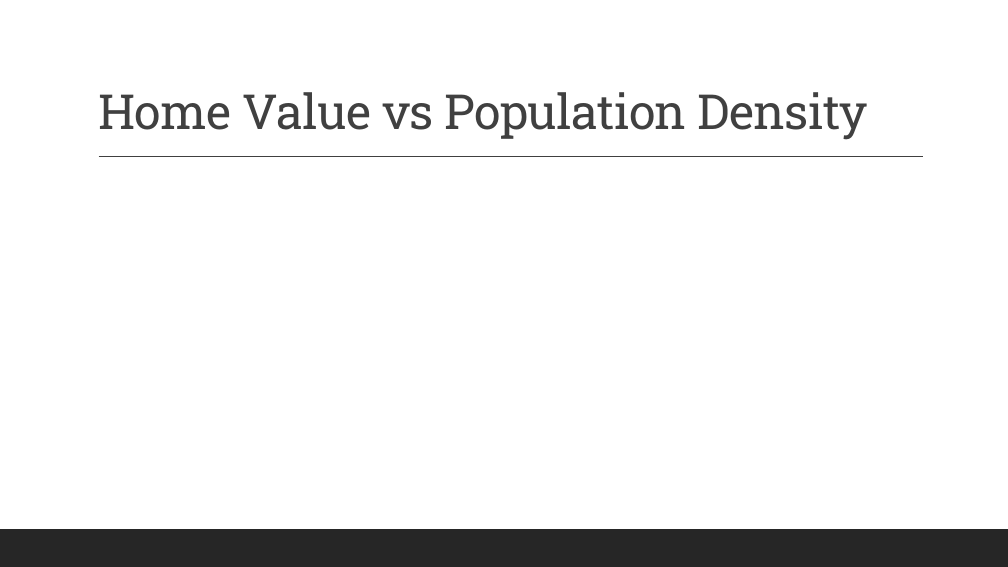
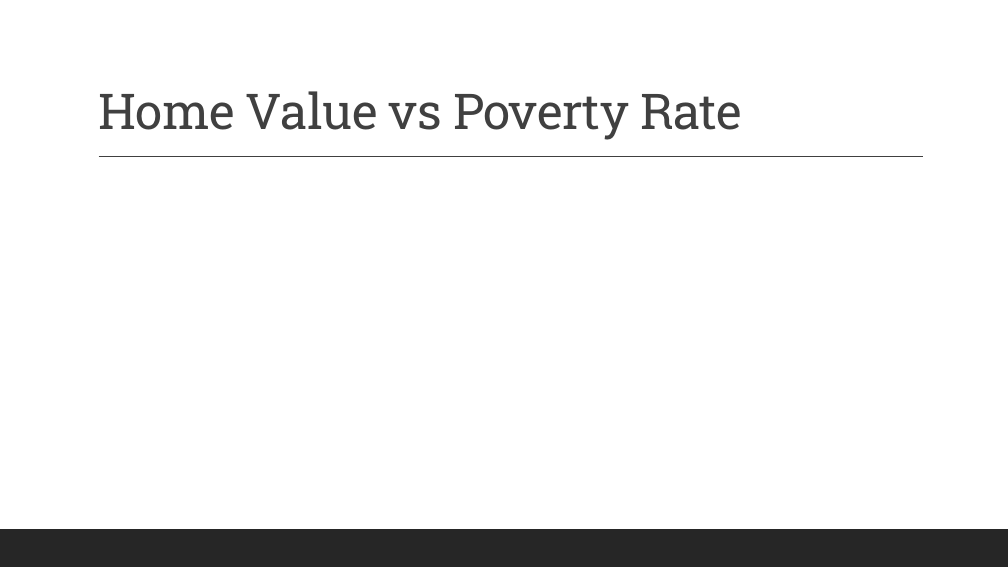
Before and after one commit to againzer/HousingPricesProject, a slide deck: slide 6 of Housing Price Analysis.pptx (slide 12 before the commit). Drawn at 1008x567 pixels with LibreOffice and Linux fonts; fonts in the diff are those of the drawing. Boxes give left, top, right and bottom in pixels: in the first picture for what was removed or moved away, otherwise in the second. Text is boxed around its words. In the diff, an @@ line names an element or a change of style, - is before the commit and + after.

```diff
--- a/Housing Price Analysis.pptx
+++ b/Housing Price Analysis.pptx
@@ title at [98,91,742,140]: text changed; size 46 to 47 pt @@
-Home Value vs Population Density
+Home Value vs Poverty Rate
```
Also in this commit, not shown: 2 other slides changed, 1 slide added, 3 slides removed.
